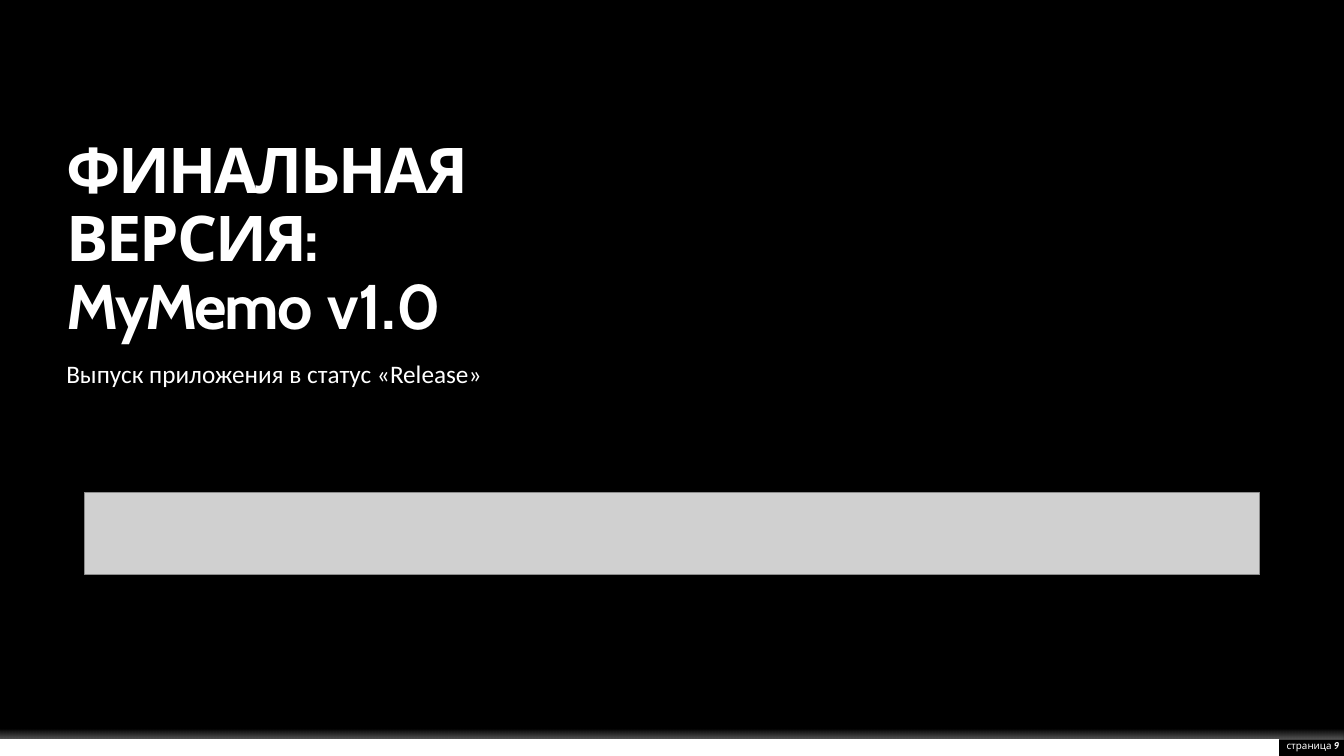
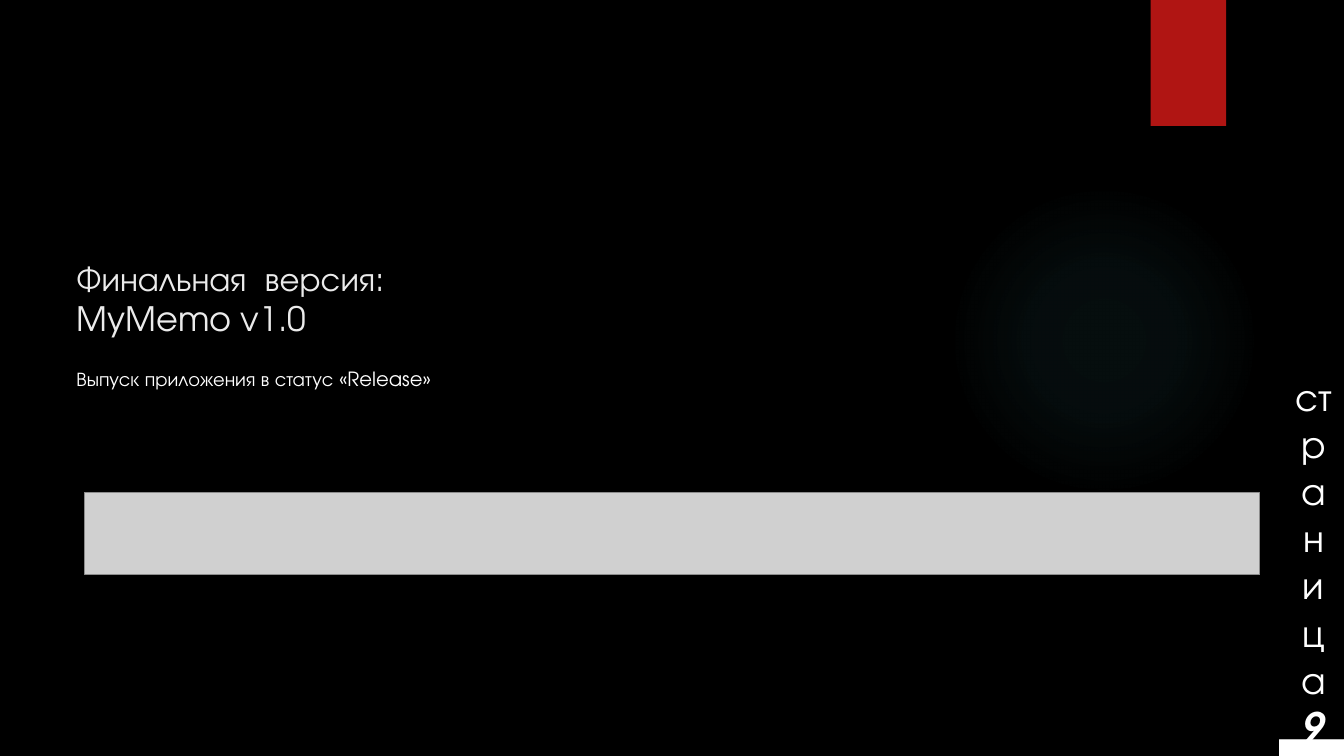
Before and after one commit to EgorBlyablin/MyMemo, a slide deck: slide 9 of MyMemo.pptx. Drawn at 1344x756 pixels with LibreOffice and Linux fonts; fonts in the diff are those of the drawing; grey boxes stand for pictures; background and template pictures are left out. Boxes give left, top, right and bottom in pixels: in the first picture for what was removed or moved away, otherwise in the second. Text is boxed around its words. In the diff, an @@ line names an element or a change of style, - is before the commit and + after.

```diff
--- a/MyMemo.pptx
+++ b/MyMemo.pptx
@@ rectangle added at (x1=1150, y1=0, x2=1226, y2=126), fill #B01513 @@
@@ title at (x1=76, y1=266, x2=375, y2=338): text changed; size 45 to 24 pt; font Cabin to TeX Gyre Adventor; text colour #FFFFFF to #EBEBEB; bold off @@
-ФИНАЛЬНАЯ ВЕРСИЯ: MyMemo v1.0
+Финальная версия: MyMemo v1.0
@@ text "Выпуск приложения в статус «Release»" at (x1=76, y1=371, x2=431, y2=390): size 18 to 14 pt, font Calibri to TeX Gyre Adventor; line spacing 0.9 to 1 @@
@@ page number at (x1=1303, y1=698, x2=1325, y2=756): size 7 to 28 pt, font Cabin to TeX Gyre Adventor; alignment right to centre; vertical alignment middle to bottom @@
@@ rectangle at (x1=0, y1=739, x2=1279, y2=756): fill #FFFFFF to #000000 @@
@@ rectangle at (x1=0, y1=722, x2=1344, y2=739): fill gradient #FFFFFF to gradient #000000 @@
@@ rectangle added at (x1=1276, y1=739, x2=1344, y2=756), fill #FFFFFF @@
```
Also in this commit, not shown: 15 other slides changed, 1 other file.
